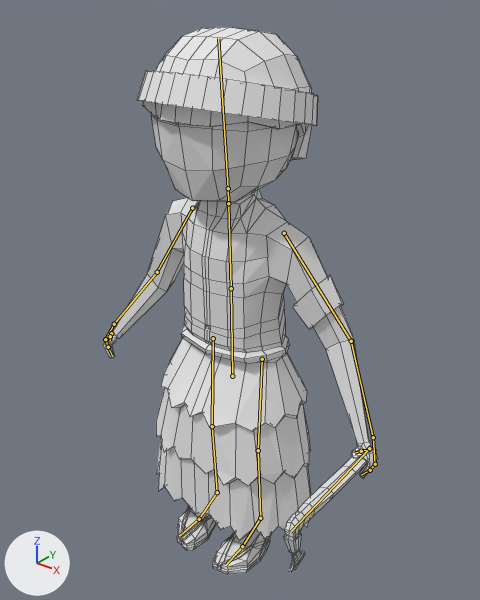
What one commit did to the Blender file Map/Assets/Models/Summerian_civil/summerian_civil_axe.blend.
The view is the same before and after, from a camera (50 mm lens) standing at (9.86, -12.0, 15.37) and looking at (0.34, -0.1, 8.0). Lighting does not change. The marker at lower left points along +X, +Y and +Z. The bones that bend it are drawn over the model as lines. Mesh edges are drawn as thin lines.

Names of what the first picture shows: 'Summerian Civil'.
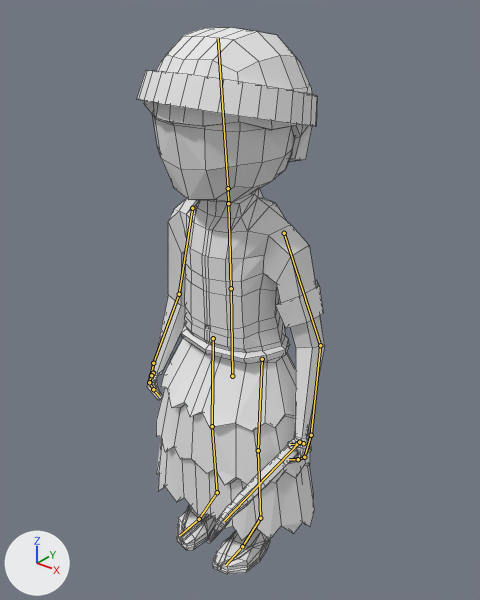
Commit message: Sumerian WoodCutter Idle
very basic Idle animation for sumerian woodcutter

The newer file adds an action. The first version stands in its rest pose; the second is drawn at frame 4 of the action 'SumerianCivilAxe_Idle'.

Changed parts and their boxes (x1, y1, x2, y2) in the pictures (480 x 600 px):
'Summerian Civil', posed (32% narrower)
    before: (103, 27, 378, 574)
    after: (137, 27, 325, 574)
bone 'brazo_L', root to tip
    before: (284, 233) to (351, 341)
    after: (284, 233) to (320, 345)
bone 'antebrazo_L', root to tip
    before: (351, 341) to (373, 437)
    after: (320, 345) to (311, 435)
bone 'Hacha', root to tip
    before: (369, 448) to (290, 532)
    after: (299, 442) to (224, 521)
bone 'brazo_R', root to tip
    before: (192, 208) to (157, 272)
    after: (192, 208) to (179, 294)
bone 'antebrazo_R', root to tip
    before: (157, 272) to (114, 324)
    after: (179, 294) to (153, 363)

The edits, one by one:
Bone 'cabeza' (bone_cabeza) turns from (0, 0, 0) to (0, -6, 0) degrees about its own x, y and z.
Bone 'brazo_L' (bone_brazo_l) turns from (0, 0, 0) to (-18, -1, 4) degrees about its own x, y and z.
Bone 'antebrazo_L' (bone_antebrazo_l) turns from (0, 0, 0) to (-7, -3, -3) degrees about its own x, y and z.
Bone 'Hacha' (bone_hacha) moves from (0.0, 0.0, 0.0) to (-0.03, 0.03, 0.08).
Bone 'brazo_R' (bone_brazo_r) turns from (0, 0, 0) to (-18, 0, -3) degrees about its own x, y and z.
Bone 'antebrazo_R' (bone_antebrazo_r) turns from (0, 0, 0) to (-4, 1, 1) degrees about its own x, y and z.
